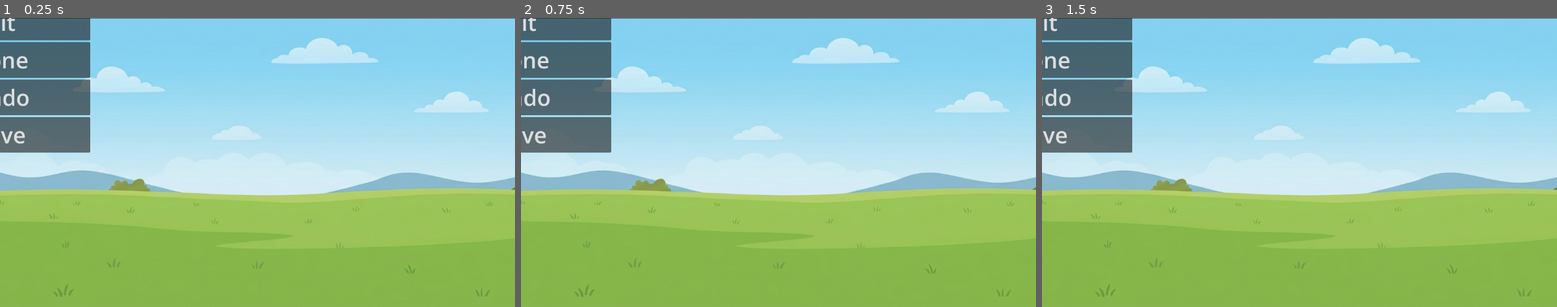
Above: before the commit, frames 1-3 (left to right).
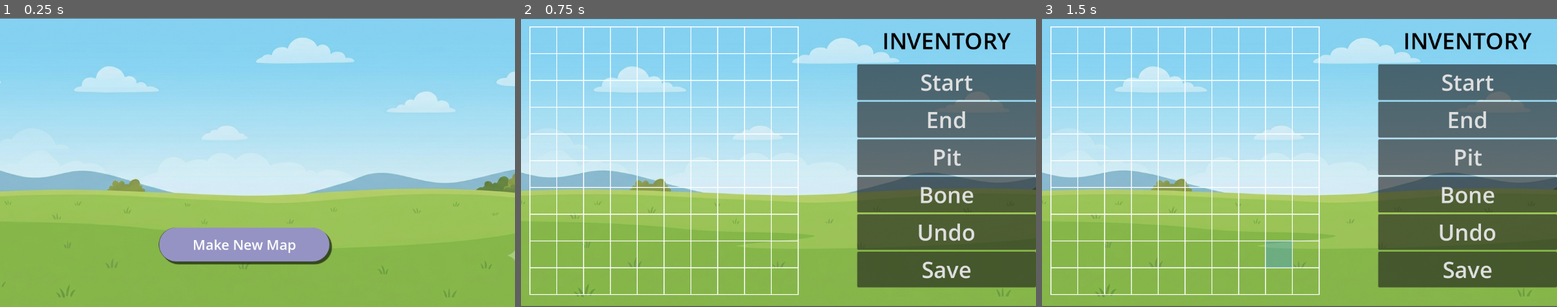
Above: after the commit, the same moments.

Repository: maybe0hiren/DoobyScoo
Game: Godot game, scene res://scenes/landing_page.tscn
Two runs of this game, one before a commit and one after it. Both use one fixed random seed, a clock stepped at 60 frames per second and the inputs below. Before the commit the project starts from res://scenes/main.tscn.
Inputs (mouse positions are in pixels of both pictures, inside the frame that each line leads up to):
- Up to frame 1 (0.25 s): no input
- Up to frame 2 (0.75 s): click "Make New Map" at 0.5 s
- Up to frame 3 (1.5 s): click (1284, 243) at 1.25 s, where only the run before the commit has a clickable "Make New Map"

The runs differ from the first frame. In frame 1, 15% of the frame differs, in the area x 0-100%, y 0-97%; in frame 2, 39%; in frame 3, 39%, in the area x 0-100%, y 0-100%.

Commit message:
Grid and cell selection

Diff:
--- /dev/null
+++ b/dooby-scoo-godot/Scripts/grid_map.gd
@@ -0,0 +1,50 @@
+extends Control
+
+const GRID_SIZE = 10;
+const PADDING = Vector2(20, 20);
+const CELL_SIZE = 60;
+var selectedCell := Vector2i(-1, -1);
+
+func _ready():
+	queue_redraw()
+	print("GridMap ready")
+
+func _draw():
+	for row in range(10):
+		for col in range(10):
+			draw_rect(
+				Rect2(
+					PADDING.x + col * CELL_SIZE,
+					PADDING.y + row * CELL_SIZE,
+					CELL_SIZE,
+					CELL_SIZE
+				),
+				Color.WHITE,
+				false,
+				2.0
+			)
+	if selectedCell.x != -1:
+		draw_rect(
+			Rect2(
+				PADDING.x + selectedCell.x * CELL_SIZE,
+				PADDING.y + selectedCell.y * CELL_SIZE,
+				CELL_SIZE,
+				CELL_SIZE
+			),
+			Color(0.2, 0.6, 1.0, 0.3),
+			true
+		)
+
+func _gui_input(event):
+	if event is InputEventMouseButton and event.pressed:
+		var pos = event.position - PADDING
+
+		if pos.x < 0 or pos.y < 0:
+			return
+
+		var col = int(pos.x / CELL_SIZE)
+		var row = int(pos.y / CELL_SIZE)
+
+		if row >= 0 and row < GRID_SIZE and col >= 0 and col < GRID_SIZE:
+			selectedCell = Vector2i(col, row)
+			queue_redraw()
--- a/dooby-scoo-godot/project.godot
+++ b/dooby-scoo-godot/project.godot
@@ -11,7 +11,7 @@
 [application]
 
 config/name="DoobyScooGodot"
-run/main_scene="uid://cm6h5hqekdwfq"
+run/main_scene="uid://dkba1is3xv0tu"
 config/features=PackedStringArray("4.6", "GL Compatibility")
 config/icon="res://icon.svg"
 
--- a/dooby-scoo-godot/scenes/map_editor_page.tscn
+++ b/dooby-scoo-godot/scenes/map_editor_page.tscn
@@ -1,6 +1,7 @@
 [gd_scene format=3 uid="uid://c3lhm720u4i1"]
 
 [ext_resource type="Texture2D" uid="uid://nhaw43buishn" path="res://assets/backgroundImages/mainBG.png" id="1_n5lbb"]
+[ext_resource type="Script" uid="uid://c86h8d8anr2oe" path="res://Scripts/grid_map.gd" id="2_gheom"]
 
 [sub_resource type="LabelSettings" id="LabelSettings_n5lbb"]
 font_size = 51
@@ -34,6 +35,8 @@
 [node name="GridMap" type="Control" parent="HBoxContainer" unique_id=1131785181]
 layout_mode = 2
 size_flags_horizontal = 3
+script = ExtResource("2_gheom")
+metadata/_edit_group_ = true
 
 [node name="Inventory" type="VBoxContainer" parent="HBoxContainer" unique_id=1361154007]
 layout_mode = 2
Not shown, added: dooby-scoo-godot/Scripts/grid_map.gd.uid
